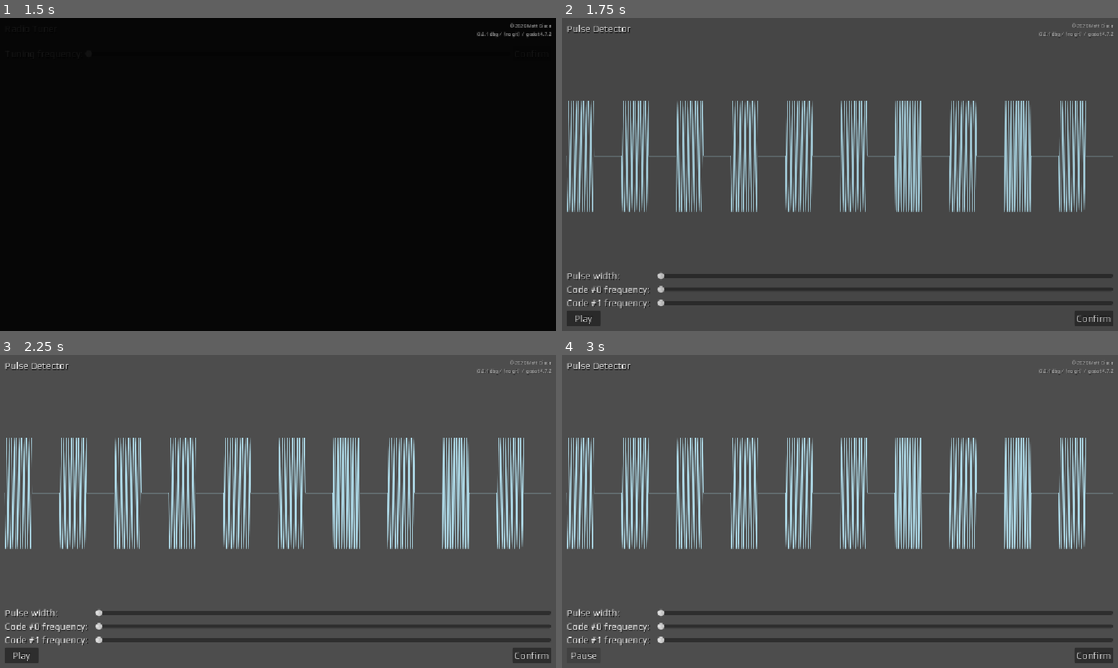
Above: before the commit, frames 1-4 (two rows, left to right).
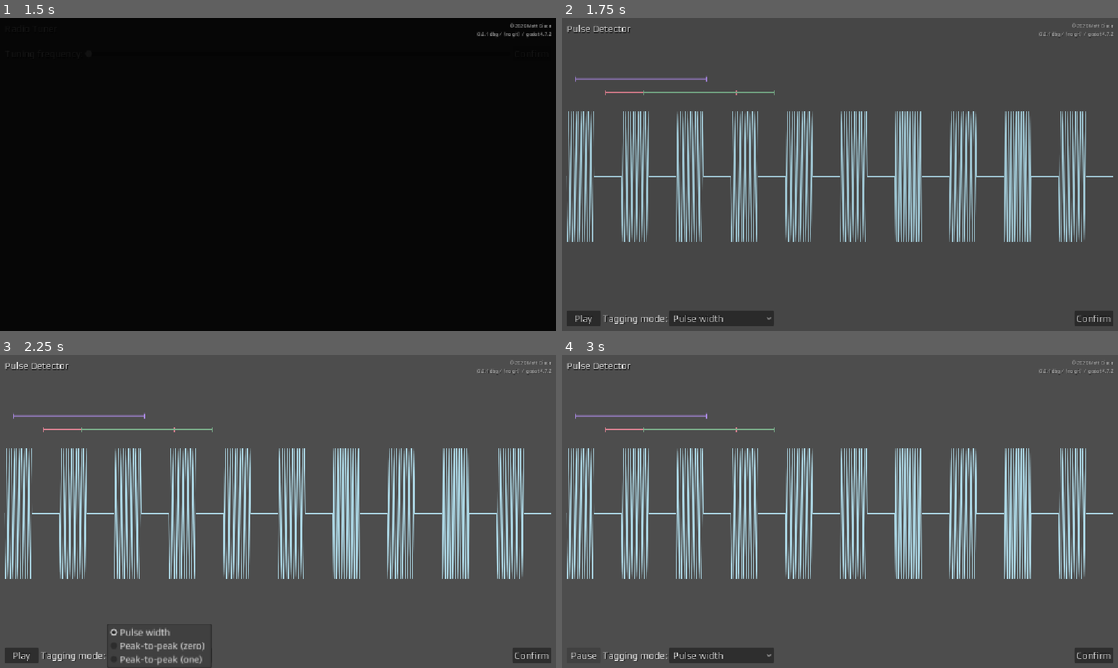
Above: after the commit, the same moments.

Repository: mgiuca/message-game
Game: Godot game, scene res://scenes/main.tscn
The game is run twice, just before and just after one commit, with the same random seed, the same clock (stepped at 60 frames per second) and the same inputs.
Inputs (mouse positions are in pixels of both pictures, inside the frame that each line leads up to):
- Up to frame 1 (1.5 s): click "Start Game" at 0.5 s; click "Confirm" at 1.25 s
- Up to frame 2 (1.75 s): no input
- Up to frame 3 (2.25 s): click (161, 655) at 2 s, where only the run after the commit has a clickable "Pulse width"
- Up to frame 4 (3 s): click "Play" at 2.75 s

Frame 1 is identical in both runs. In frame 2, 17% of the frame differs, in the area x 0-100%, y 18-99%; in frame 3, 16%; in frame 4, 17%.

Commit message:
PulseDetector: Added draggable spans.

Diff:
--- a/scenes/levels/pulse_detector.gd
+++ b/scenes/levels/pulse_detector.gd
@@ -12,6 +12,22 @@
 @onready var tex_waveform : Waveform = %TexWaveform
 @onready var audio_stream_player : AudioStreamPlayer = $AudioStreamPlayer
 
+@onready var tag_span_pulse_width : TagSpan = %TexWaveform/TagSpanPulseWidth
+@onready var tag_span_p2p_zero : TagSpan = %TexWaveform/TagSpanP2PZero
+@onready var tag_span_p2p_one : TagSpan = %TexWaveform/TagSpanP2POne
+
+# Note: start is not necessarily before end; start is just where you started
+# clicking and end is where you finished clicking.
+class TagRange extends RefCounted:
+  var start : float
+  var end : float
+
+@onready var pulse_width_range := TagRange.new()
+@onready var p2p_zero_range := TagRange.new()
+@onready var p2p_one_range := TagRange.new()
+
+var selected_tag_range : TagRange  # alias one of the above
+
 # Called when the node enters the scene tree for the first time.
 func _ready() -> void:
   super._ready()
@@ -22,6 +38,7 @@
 
   update_play_button_text()
 
+  _on_opt_tag_mode_item_selected(0)
 
 func update_play_button_text() -> void:
   btn_play_stop.text = 'Pause' if playing else 'Play'
@@ -47,3 +64,43 @@
 
 func _on_audio_stream_player_finished() -> void:
   playing = false
+
+func _on_tex_waveform_start_drag(time: float) -> void:
+  selected_tag_range.start = time
+  selected_tag_range.end = time
+  update_tags()
+
+func _on_tex_waveform_end_drag(time: float) -> void:
+  selected_tag_range.end = time
+  update_tags()
+
+func _on_tex_waveform_continue_drag(time: float) -> void:
+  selected_tag_range.end = time
+  update_tags()
+
+func _on_tex_waveform_zoom_changed(_start_time: float, _end_time: float) -> void:
+  update_tags()
+
+func update_tags() -> void:
+  update_tag(pulse_width_range, tag_span_pulse_width)
+  update_tag(p2p_zero_range, tag_span_p2p_zero)
+  update_tag(p2p_one_range, tag_span_p2p_one)
+
+func update_tag(time_range: TagRange, span: TagSpan) -> void:
+  var start_x := tex_waveform.t_to_x(time_range.start)
+  var end_x := tex_waveform.t_to_x(time_range.end)
+  if start_x > end_x:
+    var temp := start_x
+    start_x = end_x
+    end_x = temp
+  span.position.x = start_x
+  span.size.x = end_x - start_x
+
+func _on_opt_tag_mode_item_selected(index: int) -> void:
+  match index:
+    0:
+      selected_tag_range = pulse_width_range
+    1:
+      selected_tag_range = p2p_zero_range
+    2:
+      selected_tag_range = p2p_one_range
--- a/scenes/levels/pulse_detector.tscn
+++ b/scenes/levels/pulse_detector.tscn
@@ -3,6 +3,7 @@
 [ext_resource type="PackedScene" uid="uid://tdgkmflrwhol" path="res://scenes/level.tscn" id="1_ybs3c"]
 [ext_resource type="Script" uid="uid://ci77x2yl4osyx" path="res://scenes/levels/pulse_detector.gd" id="2_baup0"]
 [ext_resource type="Script" uid="uid://dpod4vx34s4q0" path="res://scenes/ui/waveform.gd" id="3_d7fx5"]
+[ext_resource type="Script" uid="uid://bwdl15u8rxu1q" path="res://scenes/ui/tag_span.gd" id="4_44fsj"]
 
 [node name="PulseDetector" unique_id=1360869222 instance=ExtResource("1_ybs3c")]
 script = ExtResource("2_baup0")
@@ -28,55 +29,71 @@
 size_flags_vertical = 3
 script = ExtResource("3_d7fx5")
 
-[node name="GridContainer" type="GridContainer" parent="MarginContainer/VBoxContainer" index="2" unique_id=397670952]
-layout_mode = 2
-theme_override_constants/h_separation = 15
-columns = 2
+[node name="TagSpanPulseWidth" type="Control" parent="MarginContainer/VBoxContainer/TexWaveform" index="0" unique_id=586122884]
+anchors_preset = 0
+offset_left = 18.0
+offset_top = 68.0
+offset_right = 289.0
+offset_bottom = 77.0
+script = ExtResource("4_44fsj")
+color = Color(0.6840591, 0.5480618, 0.90969914, 1)
 
-[node name="Label" type="Label" parent="MarginContainer/VBoxContainer/GridContainer" index="0" unique_id=332318623]
-layout_mode = 2
-text = "Pulse width:"
+[node name="TagSpanP2PZero" type="Control" parent="MarginContainer/VBoxContainer/TexWaveform" index="1" unique_id=1704646954]
+anchors_preset = 0
+offset_left = 80.0
+offset_top = 96.0
+offset_right = 351.0
+offset_bottom = 105.0
+script = ExtResource("4_44fsj")
+color = Color(0.8669406, 0.50863284, 0.5708227, 1)
 
-[node name="SldPulseWidth" type="HSlider" parent="MarginContainer/VBoxContainer/GridContainer" index="1" unique_id=1303130098]
-layout_mode = 2
-size_flags_horizontal = 3
-size_flags_vertical = 4
+[node name="TagSpanP2POne" type="Control" parent="MarginContainer/VBoxContainer/TexWaveform" index="2" unique_id=528610833]
+anchors_preset = 0
+offset_left = 159.0
+offset_top = 96.0
+offset_right = 430.0
+offset_bottom = 105.0
+script = ExtResource("4_44fsj")
+color = Color(0.48085666, 0.68702644, 0.5470203, 1)
 
-[node name="Label2" type="Label" parent="MarginContainer/VBoxContainer/GridContainer" index="2" unique_id=2126644516]
-layout_mode = 2
-text = "Code #0 frequency:"
-
-[node name="SldFreqZero" type="HSlider" parent="MarginContainer/VBoxContainer/GridContainer" index="3" unique_id=1617815633]
-layout_mode = 2
-size_flags_horizontal = 3
-size_flags_vertical = 4
-
-[node name="Label3" type="Label" parent="MarginContainer/VBoxContainer/GridContainer" index="4" unique_id=2012870702]
-layout_mode = 2
-text = "Code #1 frequency:"
-
-[node name="SldFreqOne" type="HSlider" parent="MarginContainer/VBoxContainer/GridContainer" index="5" unique_id=431763478]
-layout_mode = 2
-size_flags_horizontal = 3
-size_flags_vertical = 4
-
-[node name="HBoxContainer" type="HBoxContainer" parent="MarginContainer/VBoxContainer" index="3" unique_id=1861525169]
+[node name="HBoxContainer" type="HBoxContainer" parent="MarginContainer/VBoxContainer" index="2" unique_id=1861525169]
 layout_mode = 2
 
 [node name="BtnPlayStop" type="Button" parent="MarginContainer/VBoxContainer/HBoxContainer" index="0" unique_id=1983341254]
 unique_name_in_owner = true
 custom_minimum_size = Vector2(70, 0)
 layout_mode = 2
-size_flags_horizontal = 2
+size_flags_horizontal = 0
 text = "Play"
 
-[node name="BtnConfirm" type="Button" parent="MarginContainer/VBoxContainer/HBoxContainer" index="1" unique_id=71189766]
+[node name="Label" type="Label" parent="MarginContainer/VBoxContainer/HBoxContainer" index="1" unique_id=2068937420]
 layout_mode = 2
-size_flags_horizontal = 8
+size_flags_horizontal = 0
+text = "Tagging mode:"
+
+[node name="OptTagMode" type="OptionButton" parent="MarginContainer/VBoxContainer/HBoxContainer" index="2" unique_id=1300768293]
+layout_mode = 2
+selected = 0
+item_count = 3
+popup/item_0/text = "Pulse width"
+popup/item_0/id = 0
+popup/item_1/text = "Peak-to-peak (zero)"
+popup/item_1/id = 1
+popup/item_2/text = "Peak-to-peak (one)"
+popup/item_2/id = 2
+
+[node name="BtnConfirm" type="Button" parent="MarginContainer/VBoxContainer/HBoxContainer" index="3" unique_id=71189766]
+layout_mode = 2
+size_flags_horizontal = 10
 text = "Confirm"
 
 [node name="AudioStreamPlayer" type="AudioStreamPlayer" parent="." index="2" unique_id=189053425]
 
+[connection signal="continue_drag" from="MarginContainer/VBoxContainer/TexWaveform" to="." method="_on_tex_waveform_continue_drag"]
+[connection signal="end_drag" from="MarginContainer/VBoxContainer/TexWaveform" to="." method="_on_tex_waveform_end_drag"]
+[connection signal="start_drag" from="MarginContainer/VBoxContainer/TexWaveform" to="." method="_on_tex_waveform_start_drag"]
+[connection signal="zoom_changed" from="MarginContainer/VBoxContainer/TexWaveform" to="." method="_on_tex_waveform_zoom_changed"]
 [connection signal="pressed" from="MarginContainer/VBoxContainer/HBoxContainer/BtnPlayStop" to="." method="_on_btn_play_stop_pressed"]
+[connection signal="item_selected" from="MarginContainer/VBoxContainer/HBoxContainer/OptTagMode" to="." method="_on_opt_tag_mode_item_selected"]
 [connection signal="pressed" from="MarginContainer/VBoxContainer/HBoxContainer/BtnConfirm" to="." method="_on_btn_confirm_pressed"]
 [connection signal="finished" from="AudioStreamPlayer" to="." method="_on_audio_stream_player_finished"]
--- /dev/null
+++ b/scenes/ui/tag_span.gd
@@ -0,0 +1,19 @@
+@tool
+class_name TagSpan
+extends Control
+
+const LINE_WIDTH : float = 2.0
+
+@export var color : Color:
+  set(value):
+    color = value
+    queue_redraw()
+
+func _ready() -> void:
+  pass # Replace with function body.
+
+func _draw() -> void:
+  var canvas_size := get_rect().size
+  draw_line(Vector2(0, 0.5) * canvas_size, Vector2(1, 0.5) * canvas_size, color, LINE_WIDTH, true)
+  draw_line(Vector2(0, 0) * canvas_size, Vector2(0, 1) * canvas_size, color, LINE_WIDTH, true)
+  draw_line(Vector2(1, 0) * canvas_size, Vector2(1, 1) * canvas_size, color, LINE_WIDTH, true)
--- a/scenes/ui/waveform.gd
+++ b/scenes/ui/waveform.gd
@@ -24,8 +24,18 @@
     end_time = clampf(value, 0.0, audio_stream.get_length())
     queue_redraw()
 
+var dragging : bool = false
+var drag_last_position : Vector2
+
+signal start_drag(time: float)
+signal continue_drag(time: float)
+signal end_drag(time: float)
+
+signal zoom_changed(start_time: float, end_time: float)
+
 func _ready() -> void:
   gui_input.connect(_on_gui_input)
+  mouse_exited.connect(_on_mouse_exited)
 
 func _draw() -> void:
   if not audio_stream:
@@ -53,15 +63,39 @@
       change_zoom(1, mouse_event.position)
     elif mouse_event.button_index == MOUSE_BUTTON_WHEEL_DOWN:
       change_zoom(-1, mouse_event.position)
+    elif mouse_event.button_index == MOUSE_BUTTON_LEFT:
+      if mouse_event.is_pressed():
+        start_drag.emit(x_to_t(mouse_event.position.x))
+        dragging = true
+        drag_last_position = mouse_event.position
+      elif dragging:
+        end_drag.emit(x_to_t(mouse_event.position.x))
+        dragging = false
+  elif event is InputEventMouseMotion:
+    var mouse_event := event as InputEventMouseMotion
+    if dragging:
+      continue_drag.emit(x_to_t(mouse_event.position.x))
+      drag_last_position = mouse_event.position
+
+func _on_mouse_exited() -> void:
+  end_drag.emit(x_to_t(drag_last_position.x))
+  dragging = false
+
+func x_to_t(x: float) -> float:
+  return (x / size.x) * (end_time - start_time) + start_time
+
+func t_to_x(t: float) -> float:
+  return ((t - start_time) / (end_time - start_time)) * size.x
 
 func change_zoom(dir: float, pos: Vector2) -> void:
   var old_dur := end_time - start_time
 
-  var pos_x := pos.x
-  var pos_time := (pos.x / size.x) * old_dur + start_time
+  var pos_time := x_to_t(pos.x)
 
   # Aim to keep pos_time the same before and after.
   var new_dur := old_dur / ZOOM_TICK_PERCENT if dir > 0 else old_dur * ZOOM_TICK_PERCENT
   new_dur = clampf(new_dur, MIN_DURATION, MAX_DURATION)
   start_time = pos_time - (pos.x / size.x) * new_dur
   end_time = start_time + new_dur
+
+  zoom_changed.emit(start_time, end_time)
Not shown, added: scenes/ui/tag_span.gd.uid
